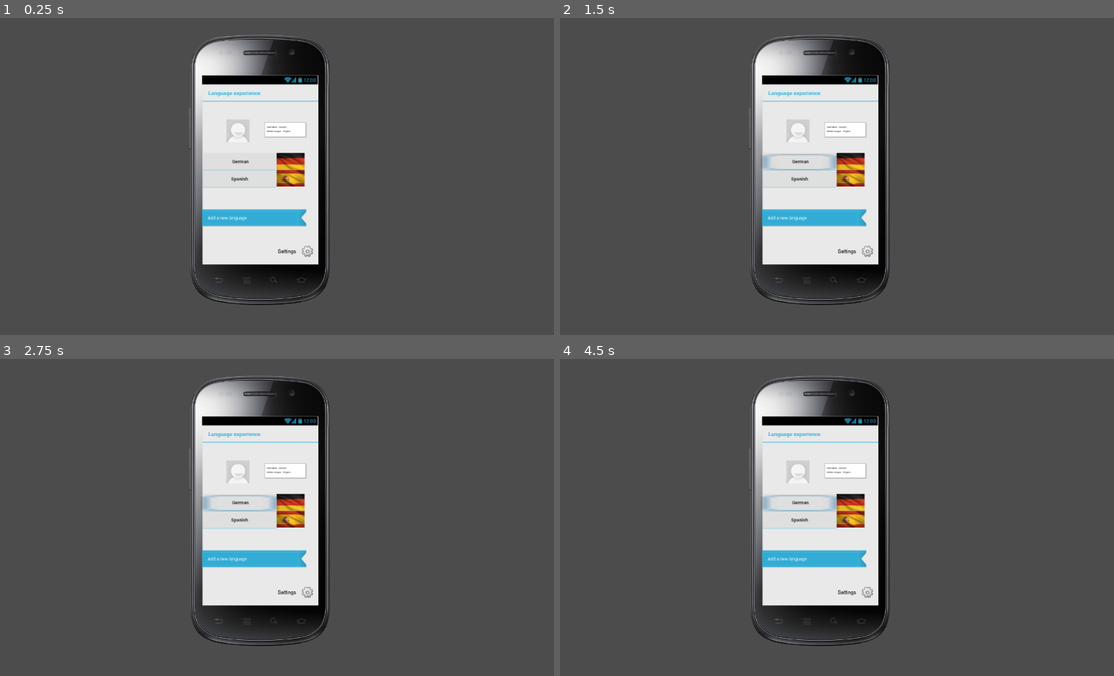
Above: before the commit, frames 1-4 (two rows, left to right).
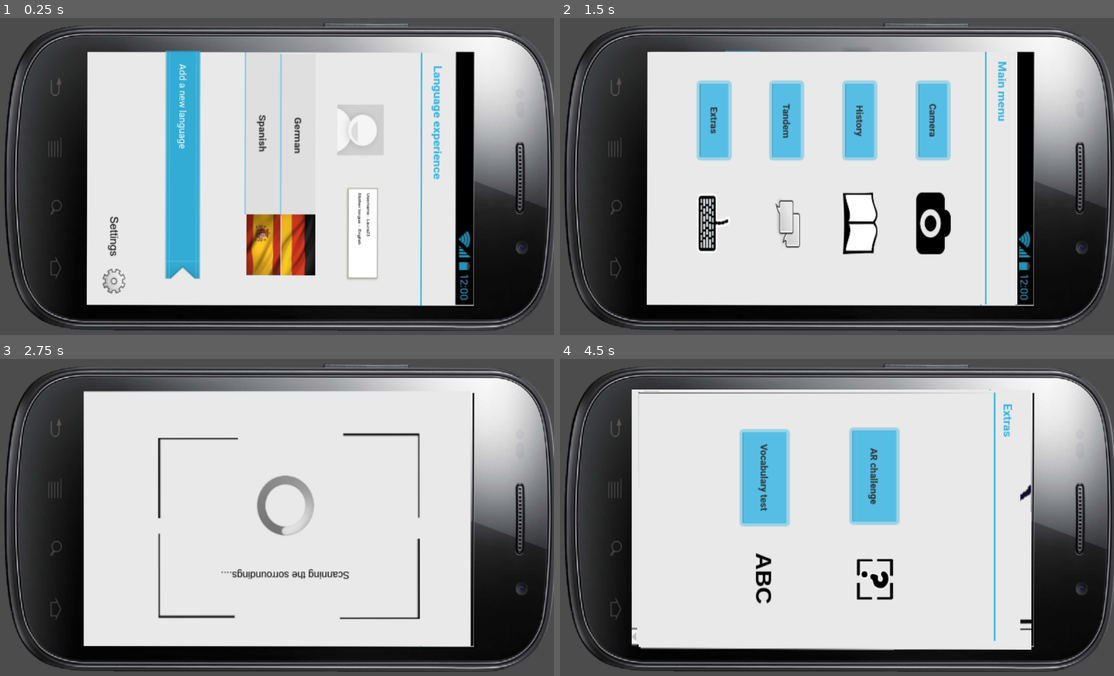
Above: after the commit, the same moments.

Repository: berni23/PrototypeUX
Game: Godot game, scene res://Main.tscn
The game is run twice, just before and just after one commit, with the same random seed, the same clock (stepped at 60 frames per second) and the same inputs. Sound files missing from this copy of the repository are replaced by a short silence.
Inputs (mouse positions are in pixels of both pictures, inside the frame that each line leads up to; where the layout moved, square brackets give the same spot in the first picture):
- Up to frame 1 (0.25 s): no input
- Up to frame 2 (1.5 s): click (615, 90) [781, 281] at 0.5 s; click (859, 135) [798, 160] at 1.25 s
- Up to frame 3 (2.75 s): click (371, 460) at 2.02 s
- Up to frame 4 (4.5 s): click (859, 460) at 2.77 s; click (787, 460) at 3.52 s; click (715, 460) at 4.27 s

The runs differ from the first frame. In frame 1, 77% of the frame differs, in the area x 0-100%, y 1-99%; in frame 2, 78%; in frame 3, 76%; in frame 4, 78%.
Error before the commit: Parse Error: Parse error: Spaces used before tabs on a line (res://Main.gd:14)

Commit message:
Adaptation for phone
Former-commit-id: a502f3536bc137731aff57fe1fda364a7b4f4327

Diff:
--- a/Main.gd
+++ b/Main.gd
@@ -10,9 +10,10 @@
 var Screen = 0
 var message = 'Hey'
 var a=1
+
+
+
 func _ready():
-
-
 			for node in get_node('Control').get_children():node.hide()
 			for node in get_node('Control2').get_children():node.hide()
 
@@ -21,19 +22,18 @@
 	for node in Node.get_children():
 		node.pressed = false
 func _on_buttonBack_pressed():
-
-	if Screen==0:
-		for node in get_node('Control').get_children():node.hide()
+	if Screen==0:for node in get_node('Control').get_children():node.hide()
 	else:
 		for node in get_node('Control2').get_children():node.hide()
+		$Control/Sprite9.show()
 		Screen=0
 
-func _on_ButtonBack17_pressed():
-	for node in get_node('Control2').get_children():node.hide()
-	Screen =0
-	$Sprite.show()
-	$Control/Sprite9.show()
-
+#func _on_ButtonBack17_pressed():
+#	for node in get_node('Control2').get_children():node.hide()
+#	Screen =0
+#	$Sprite.show()
+#	$Control/Sprite9.show()
+#
 
 func _on_TouchScreenButton_pressed():
 		$Control.show()
@@ -156,10 +156,8 @@
 func _on_Button9_1_pressed():
 	Screen =1
 	$Control2/Sprite17.show()
-	$Control/Sprite9.hide()
 	$Timer17.start()
 	#for node in get_node('Control').get_children():node.hide()
-	$Sprite.hide()
 func _on_Button9_2_pressed():
 	Screen = 1
 	$Control2/Sprite10.show()
@@ -177,9 +175,7 @@
 	Screen=1
 	$Control2/Sprite21.show()
 func _on_Button21_1_pressed():
-	$Control/Sprite9.hide()
-	$Sprite.hide()
-	$Control2/Sprite21.hide()
+	#$Control2/Sprite21.hide()
 	$Control2/Sprite23.show()
 	$Timer23.start()
 func _on_Button21_2_pressed():
@@ -217,6 +213,7 @@
 	$Control2/Sprite14.show()
 	$Timer14.start()
 func _on_Button12_pressed():
+	$Control2/Sprite12.hide()
 	$Control2/Sprite13.show()
 func _on_Timer14_timeout():
 	$Control2/Sprite15.show()
--- a/Main.tscn
+++ b/Main.tscn
@@ -20,15 +20,15 @@
 [ext_resource path="res://frame14.png" type="Texture" id=18]
 [ext_resource path="res://frame15.png" type="Texture" id=19]
 [ext_resource path="res://frame16.png" type="Texture" id=20]
-[ext_resource path="res://frame17.png" type="Texture" id=21]
-[ext_resource path="res://frame18.png" type="Texture" id=22]
-[ext_resource path="res://frame19.png" type="Texture" id=23]
-[ext_resource path="res://frame20.png" type="Texture" id=24]
+[ext_resource path="res://frame17b.png" type="Texture" id=21]
+[ext_resource path="res://frame18b.png" type="Texture" id=22]
+[ext_resource path="res://frame19b.png" type="Texture" id=23]
+[ext_resource path="res://frame20b.png" type="Texture" id=24]
 [ext_resource path="res://frame21.png" type="Texture" id=25]
 [ext_resource path="res://frame22.png" type="Texture" id=26]
 [ext_resource path="res://seriffic.ttf" type="DynamicFontData" id=27]
-[ext_resource path="res://frame24.png" type="Texture" id=28]
-[ext_resource path="res://frame25.png" type="Texture" id=29]
+[ext_resource path="res://frame24b.png" type="Texture" id=28]
+[ext_resource path="res://frame25b.png" type="Texture" id=29]
 [ext_resource path="res://Sounds/correct.wav" type="AudioStream" id=30]
 [ext_resource path="res://Sounds/wrong.wav" type="AudioStream" id=31]
 [ext_resource path="res://Sounds/keyboard.wav" type="AudioStream" id=32]
@@ -50,13 +50,15 @@
 script = ExtResource( 1 )
 
 [node name="Camera2D" type="Camera2D" parent="."]
-position = Vector2( 466.726, 294.332 )
-rotation = -1.68355
+position = Vector2( 463.228, 297.07 )
+rotation = -1.5708
+scale = Vector2( 2.04, -2.24 )
+rotating = true
 current = true
-zoom = Vector2( 1.5, 1.5 )
 
 [node name="Timer8b" type="Timer" parent="."]
 wait_time = 0.08
+one_shot = true
 
 [node name="ButtonBack17" type="Button" parent="."]
 modulate = Color( 1, 1, 1, 0 )
@@ -69,17 +71,17 @@
 flat = true
 
 [node name="buttonBack" type="Button" parent="."]
-margin_left = 294.875
-margin_top = 561.169
-margin_right = 306.875
-margin_bottom = 581.169
-rect_scale = Vector2( 2.42889, 1.36345 )
+margin_left = 282.568
+margin_top = 691.268
+margin_right = 294.568
+margin_bottom = 711.268
+rect_scale = Vector2( 3.10889, 1.60345 )
 flat = true
 
 [node name="Sprite" type="Sprite" parent="."]
-editor/display_folded = true
-position = Vector2( 420.672, 269.397 )
-scale = Vector2( 1, 0.982575 )
+position = Vector2( 458.62, 288.371 )
+rotation = 0.00242448
+scale = Vector2( 1.46077, 1.33484 )
 texture = ExtResource( 2 )
 
 [node name="ButtonGerman" type="Button" parent="Sprite"]
@@ -100,10 +102,11 @@
 flat = true
 
 [node name="Control" type="Control" parent="."]
-editor/display_folded = true
-margin_left = -3.09094
-margin_right = 36.9091
-margin_bottom = 40.0
+margin_left = -172.676
+margin_top = -84.8885
+margin_right = -132.676
+margin_bottom = -44.8885
+rect_scale = Vector2( 1.48, 1.36157 )
 theme = SubResource( 1 )
 
 [node name="Sprite2" type="Sprite" parent="Control"]
@@ -357,9 +360,8 @@
 percent_visible = 0.0
 
 [node name="Sprite9" type="Sprite" parent="Control"]
-visible = false
-position = Vector2( 426.287, 283.547 )
-scale = Vector2( 0.999094, 0.988974 )
+position = Vector2( 428.872, 283.908 )
+scale = Vector2( 1, 0.99 )
 texture = ExtResource( 12 )
 
 [node name="Button9_1" type="Button" parent="Control/Sprite9"]
@@ -391,9 +393,11 @@
 flat = true
 
 [node name="Control2" type="Control" parent="."]
-editor/display_folded = true
-margin_right = 40.0
-margin_bottom = 40.0
+margin_left = -168.981
+margin_top = -77.4341
+margin_right = -128.981
+margin_bottom = -37.4341
+rect_scale = Vector2( 1.48, 1.4 )
 
 [node name="Sprite10" type="Sprite" parent="Control2"]
 editor/display_folded = true
@@ -415,9 +419,8 @@
 texture = ExtResource( 14 )
 
 [node name="Sprite12A" type="Sprite" parent="Control2"]
-editor/display_folded = true
-visible = false
-position = Vector2( 422.948, 284.886 )
+position = Vector2( 425.164, 279.716 )
+scale = Vector2( 1, 0.98 )
 texture = ExtResource( 15 )
 
 [node name="Button12A1" type="Button" parent="Control2/Sprite12A"]
@@ -443,32 +446,32 @@
 
 [node name="Sprite12" type="Sprite" parent="Control2"]
 visible = false
-position = Vector2( 423.102, 282.285 )
+position = Vector2( 426.522, 279.409 )
+scale = Vector2( 1, 0.98 )
 texture = ExtResource( 16 )
 
 [node name="Button12" type="Button" parent="Control2/Sprite12"]
-margin_left = -153.0
-margin_top = -122.0
-margin_right = 55.0
-margin_bottom = -75.0
+margin_left = -141.597
+margin_top = -117.844
+margin_right = 66.4031
+margin_bottom = -70.8445
 flat = true
 
 [node name="Sprite13" type="Sprite" parent="Control2"]
 visible = false
-position = Vector2( 420.931, 300 )
-scale = Vector2( 0.98, 0.97 )
+position = Vector2( 424.795, 289.44 )
+scale = Vector2( 0.98, 1.02 )
 texture = ExtResource( 17 )
 
 [node name="Sprite14" type="Sprite" parent="Control2"]
 visible = false
-position = Vector2( 420.901, 295.71 )
-scale = Vector2( 1, 1.04 )
+position = Vector2( 427.754, 272.682 )
+scale = Vector2( 1, 0.954285 )
 texture = ExtResource( 18 )
 
 [node name="Sprite15" type="Sprite" parent="Control2"]
-editor/display_folded = true
-visible = false
-position = Vector2( 418.509, 283.985 )
+position = Vector2( 425.349, 281.161 )
+scale = Vector2( 1, 0.98 )
 texture = ExtResource( 19 )
 
 [node name="Button15" type="Button" parent="Control2/Sprite15"]
@@ -479,29 +482,29 @@
 flat = true
 
 [node name="Sprite16" type="Sprite" parent="Control2"]
-visible = false
-position = Vector2( 423.06, 291.393 )
-scale = Vector2( 1, 1.01009 )
+position = Vector2( 426.579, 282.33 )
+scale = Vector2( 0.98, 0.98 )
 texture = ExtResource( 20 )
 
 [node name="Sprite17" type="Sprite" parent="Control2"]
 visible = false
-position = Vector2( 427.377, 297.869 )
-rotation = 1.56971
+position = Vector2( 425.629, 264.36 )
+rotation = 3.14159
 texture = ExtResource( 21 )
 
 [node name="Sprite18" type="Sprite" parent="Control2"]
 visible = false
-position = Vector2( 203.652, 277.039 )
-scale = Vector2( 1, 1.01009 )
+position = Vector2( 427.945, 268.536 )
+rotation = 1.56752
+scale = Vector2( 0.918733, 0.925664 )
 texture = ExtResource( 22 )
 
 [node name="Sprite19" type="Sprite" parent="Control2"]
 editor/display_folded = true
 visible = false
-position = Vector2( 430, 299.76 )
-rotation = -1.56205
-scale = Vector2( 1.14, 1.09 )
+position = Vector2( 426.021, 262.006 )
+rotation = 0.00501156
+scale = Vector2( 1.004, 1.05 )
 texture = ExtResource( 23 )
 
 [node name="Button19" type="Button" parent="Control2/Sprite19"]
@@ -515,17 +518,14 @@
 
 [node name="Sprite20" type="Sprite" parent="Control2"]
 visible = false
-position = Vector2( 437.29, 293.822 )
-rotation = -0.00286697
-scale = Vector2( 1.10504, 1.127 )
+position = Vector2( 429.503, 260.245 )
+rotation = 1.57263
+scale = Vector2( 1.03, 1.05 )
 texture = ExtResource( 24 )
 
 [node name="Sprite21" type="Sprite" parent="Control2"]
-editor/display_folded = true
-visible = false
-position = Vector2( 422.587, 292.961 )
-rotation = -0.00286697
-scale = Vector2( 1.01618, 1.01802 )
+position = Vector2( 427.524, 276.251 )
+scale = Vector2( 0.99, 0.99 )
 texture = ExtResource( 25 )
 
 [node name="Button21_1" type="Button" parent="Control2/Sprite21"]
@@ -546,10 +546,9 @@
 
 [node name="Sprite22" type="Sprite" parent="Control2"]
 editor/display_folded = true
-visible = false
-position = Vector2( 421.654, 288.006 )
+position = Vector2( 429.331, 278.267 )
 rotation = -0.00286697
-scale = Vector2( 1.01514, 1.02327 )
+scale = Vector2( 0.99, 0.99 )
 texture = ExtResource( 26 )
 
 [node name="TextEdit" type="TextEdit" parent="Control2/Sprite22"]
@@ -563,25 +562,22 @@
 custom_colors/completion_font_color = Color( 0, 0, 0, 1 )
 
 [node name="Sprite23" type="Sprite" parent="Control2"]
-visible = false
-position = Vector2( 428.739, 301.163 )
-rotation = 1.56605
-scale = Vector2( 1.01514, 0.982815 )
+position = Vector2( 426.554, 268.628 )
+rotation = 3.14159
+scale = Vector2( 1.01514, 1.01095 )
 texture = ExtResource( 21 )
 
 [node name="Sprite24" type="Sprite" parent="Control2"]
-visible = false
-position = Vector2( 113.47, 511.342 )
-rotation = 0.000206006
-scale = Vector2( 1.13514, 1.18283 )
+position = Vector2( 428.154, 268.24 )
+rotation = 1.57073
+scale = Vector2( 1.15, 1.183 )
 texture = ExtResource( 28 )
 
 [node name="Sprite25" type="Sprite" parent="Control2"]
 editor/display_folded = true
-visible = false
-position = Vector2( 437.548, 301.441 )
-rotation = 0.000206006
-scale = Vector2( 0.981538, 1.06257 )
+position = Vector2( 429.903, 267.153 )
+rotation = 1.5708
+scale = Vector2( 1, 1.03 )
 texture = ExtResource( 29 )
 
 [node name="TextEdit" type="TextEdit" parent="Control2/Sprite25"]
@@ -634,7 +630,6 @@
 
 [node name="Timer23" type="Timer" parent="."]
 wait_time = 2.0
-one_shot = true
 
 [node name="Timer24" type="Timer" parent="."]
 wait_time = 2.0
Binary file added: frame17b.png
Not shown, added: frame17b.png.import
Binary file added: frame18b.png
Not shown, added: frame18b.png.import
Binary file added: frame19b.png
Not shown, added: frame19b.png.import
Binary file added: frame20b.png
Not shown, added: frame20b.png.import
Binary file added: frame24b.png
Not shown, added: frame24b.png.import
Binary file added: frame25b.png
Not shown, added: frame25b.png.import
